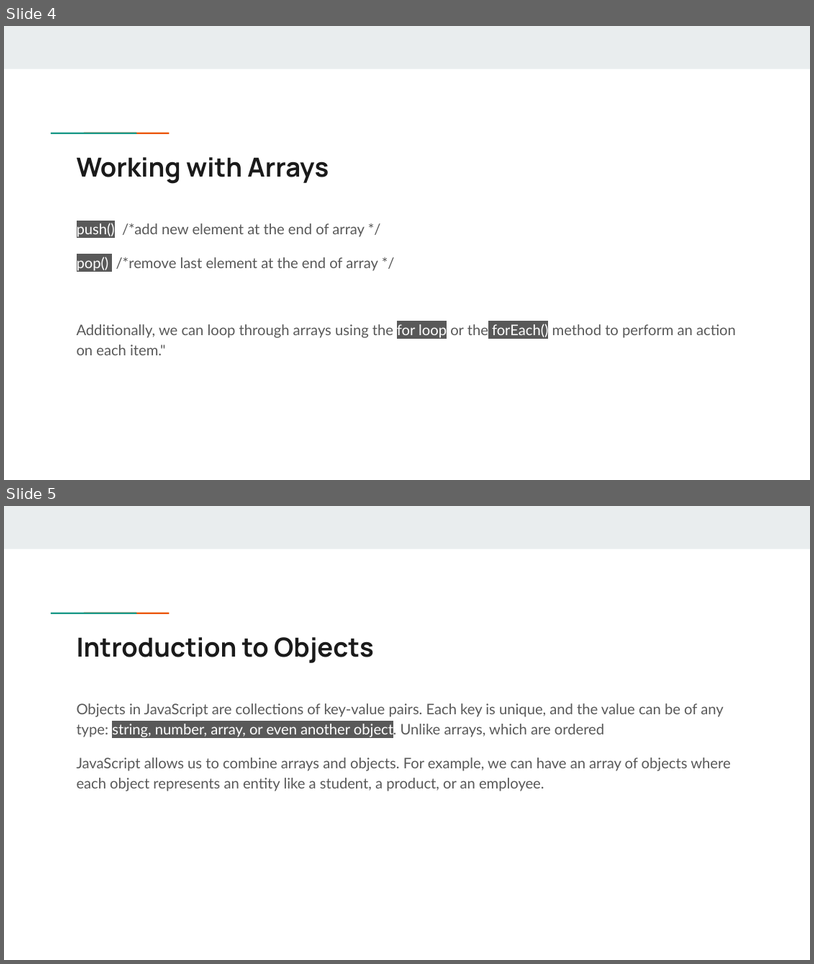
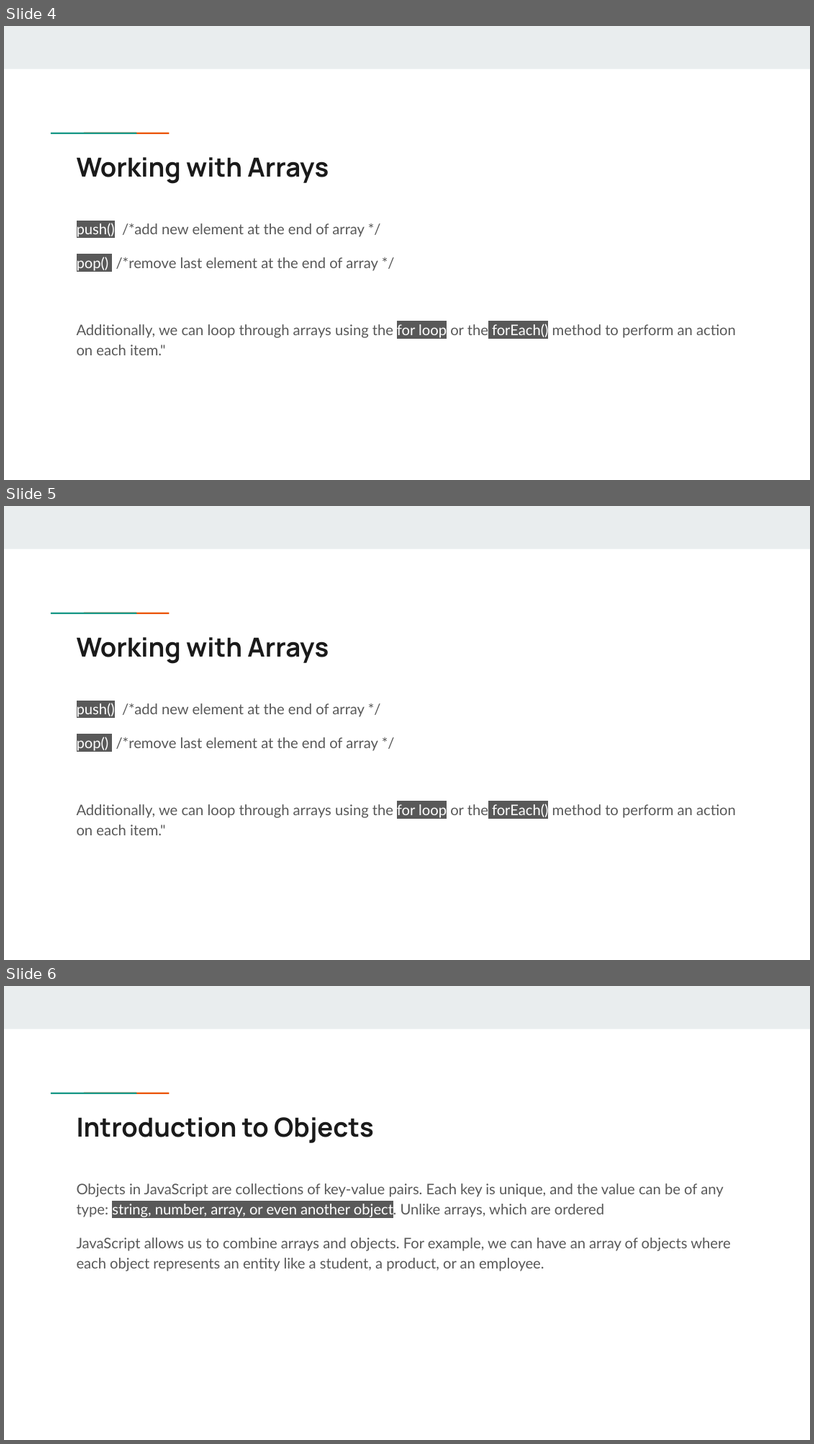
Before and after one commit to nsolaf1/Web_Development, a slide deck: Lessons/Lesson 6 Data Structures_ Objects and Arrays.pptx. Shown one above the other, each under a label of ours: slides 4 and 5 before the commit, slides 4, 5 and 6 after it. The pictures are 814x964 and 814x1444 pixels, drawn with LibreOffice and Linux fonts; fonts in the diff are those of the drawing. Boxes give left, top, right and bottom in pixels: in the first picture for what was removed or moved away, otherwise in the second. Text is boxed around its words. In the diff, an @@ line names an element or a change of style, - is before the commit and + after.

```diff
--- a/Lessons/Lesson 6 Data Structures_ Objects and Arrays.pptx
+++ b/Lessons/Lesson 6 Data Structures_ Objects and Arrays.pptx
@@ slide 5 added at [4, 506, 810, 960], background #FFFFFF; not listed: 3 template elements that a slide beside it also shows @@
@@ title added at [77, 637, 329, 664], 23.4 pt, text #1A1A1A, bold @@
+Working with Arrays
@@ text added at [77, 703, 736, 835], 13 pt, text #595959 @@
+push() /*add new element at the end of array */
+pop() /*remove last element at the end of array */
+Additionally, we can loop through arrays using the for loop or the forEach() method to perform an action on each item."
@@ what was slide 5 is now slide 6 @@
```
Also in this commit, not shown: 3 slides changed, 2 other files.
